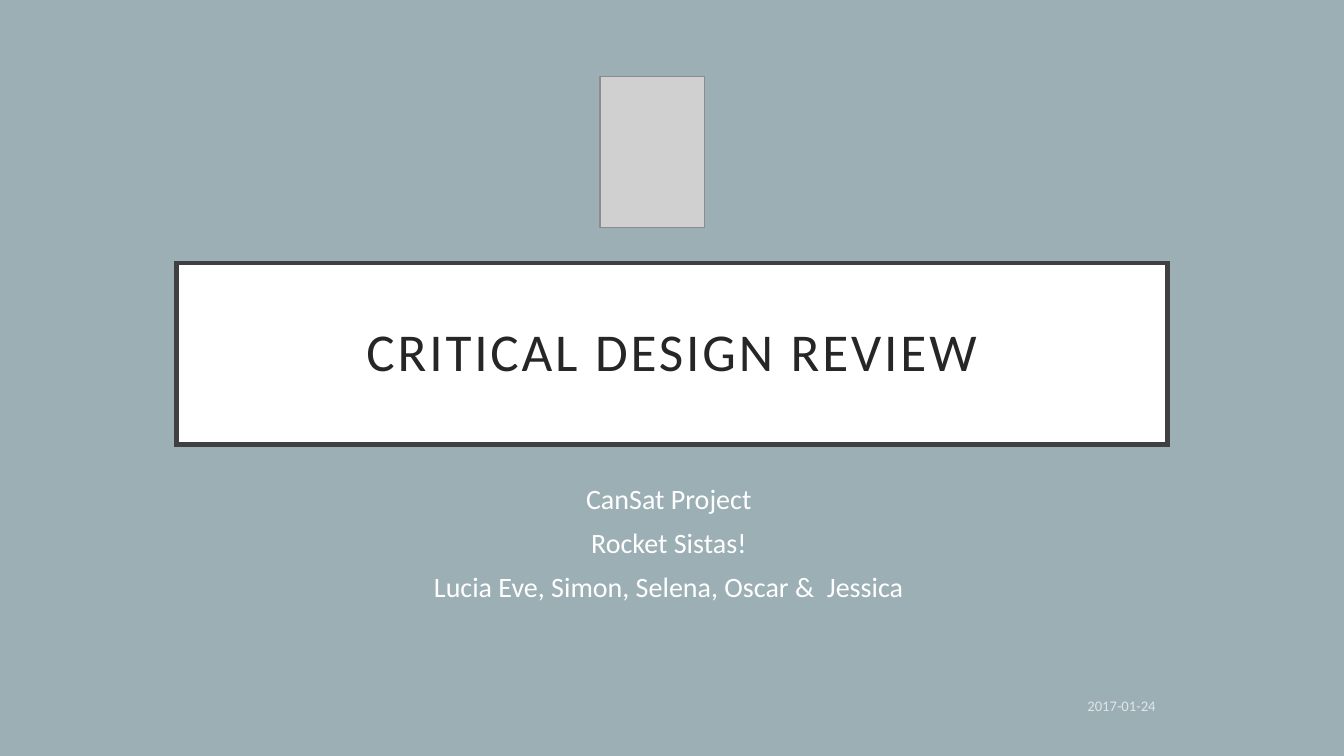
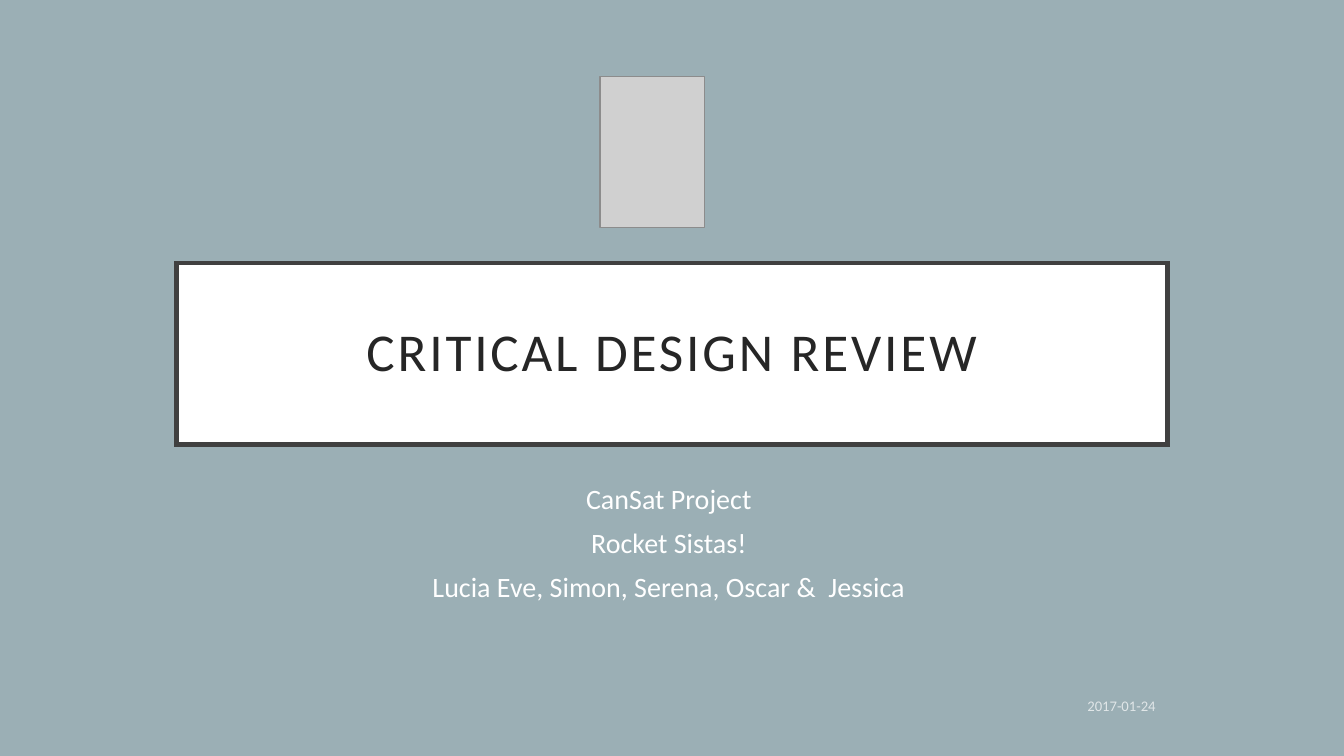
Before and after one commit to lberger1993/CatSat_TU_Repo, a slide deck: slide 1 of Presentation_CDR.pptx. Drawn at 1344x756 pixels with LibreOffice and Linux fonts; fonts in the diff are those of the drawing; grey boxes stand for pictures. Boxes give left, top, right and bottom in pixels: in the first picture for what was removed or moved away, otherwise in the second. Text is boxed around its words. In the diff, an @@ line names an element or a change of style, - is before the commit and + after.

```diff
--- a/Presentation_CDR.pptx
+++ b/Presentation_CDR.pptx
@@ subtitle at (x1=432, y1=578, x2=904, y2=600): text changed @@
-Lucia Eve, Simon, Selena, Oscar & Jessica
+Lucia Eve, Simon, Serena, Oscar & Jessica
```
Also in this commit, not shown: 2 other slides changed, 1 other file.
